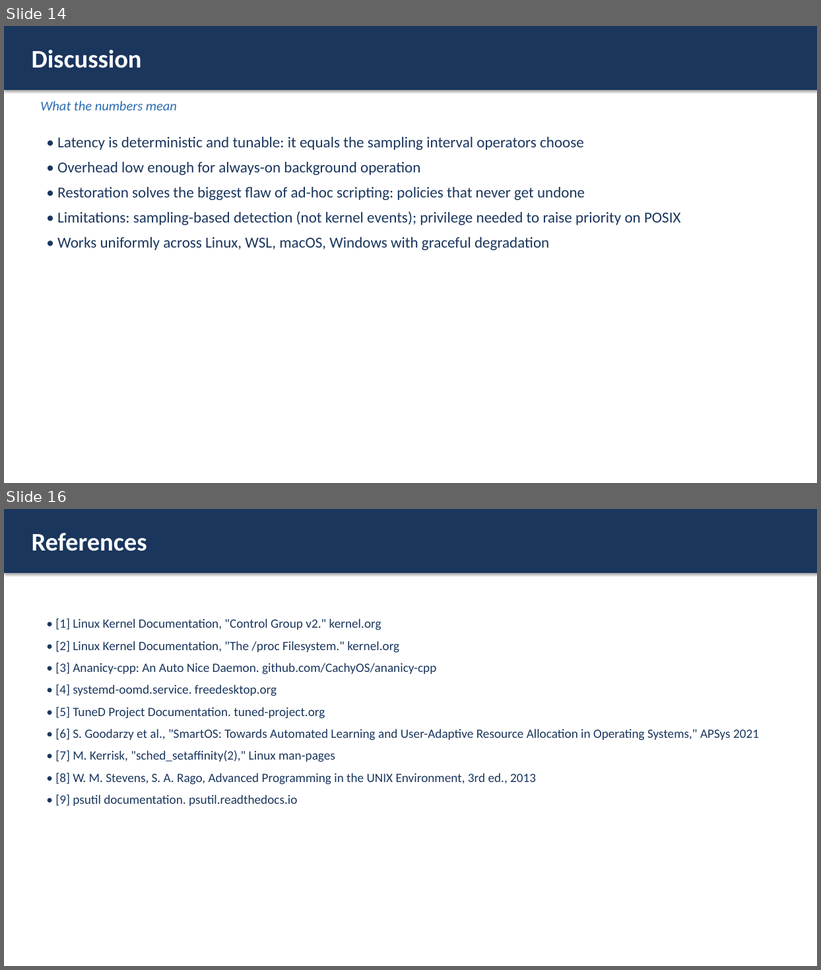
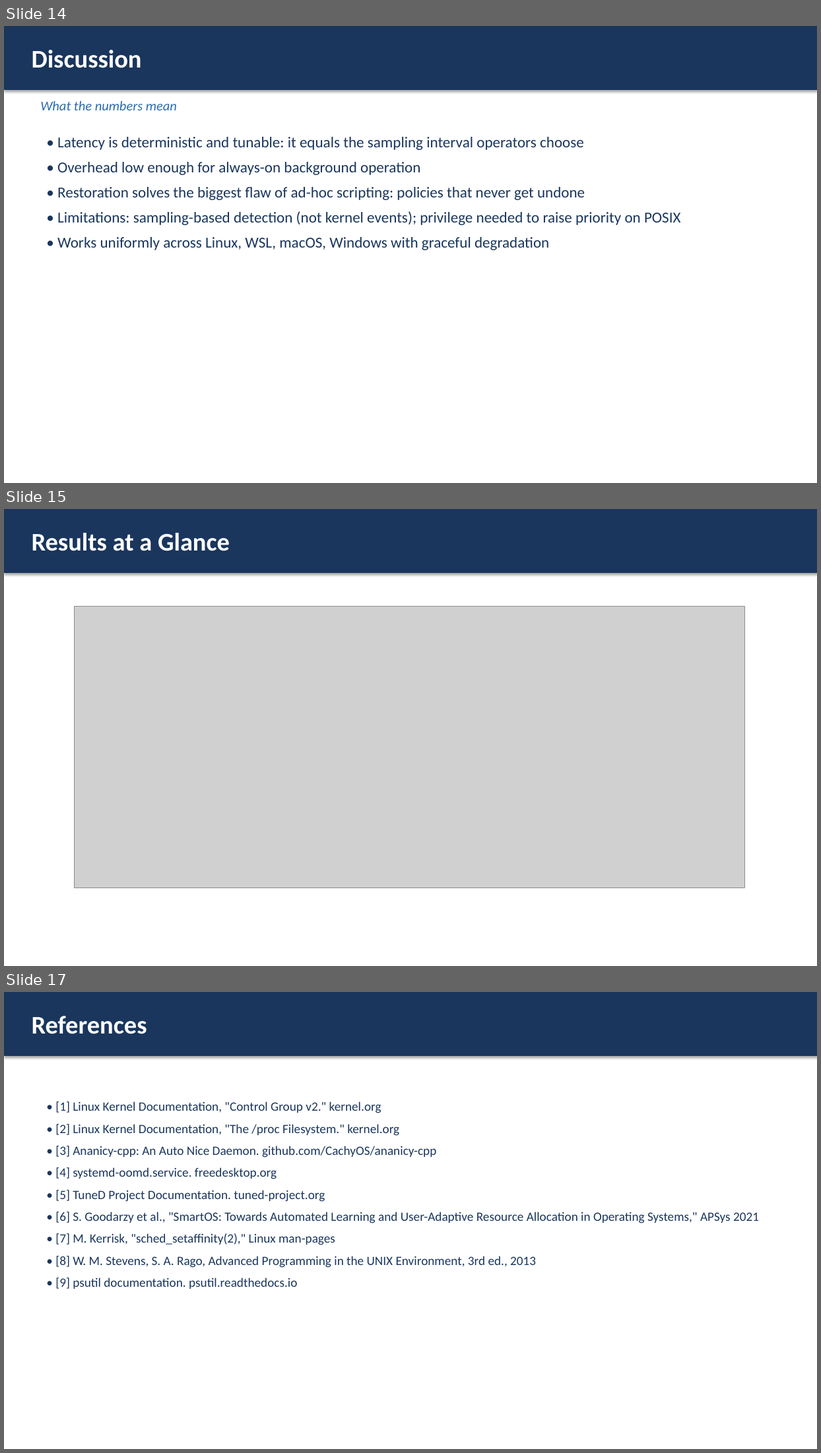
Before and after one commit to gagankishoreint-glitch/Arc2.0, a slide deck: docs/ARC_Final_Presentation.pptx. Shown one above the other, each under a label of ours: slides 14 and 16 before the commit, slides 14, 15 and 17 after it; the slides between them are not shown. The pictures are 821x970 and 821x1453 pixels, drawn with LibreOffice and Linux fonts; fonts in the diff are those of the drawing; grey boxes stand for pictures. Boxes give left, top, right and bottom in pixels: in the first picture for what was removed or moved away, otherwise in the second. Text is boxed around its words. In the diff, an @@ line names an element or a change of style, - is before the commit and + after.

```diff
--- a/docs/ARC_Final_Presentation.pptx
+++ b/docs/ARC_Final_Presentation.pptx
@@ slide 15 added at (4,509,817,966), background #FFFFFF @@
@@ rectangle added at (4,509,817,573), fill #1A365D, 30 pt, text #FFFFFF, bold @@
+Results at a Glance
@@ picture added at (74,607,745,889) @@
@@ what was slide 16 is now slide 17 @@
```
Also in this commit, not shown: 2 slides changed, 12 other files.
